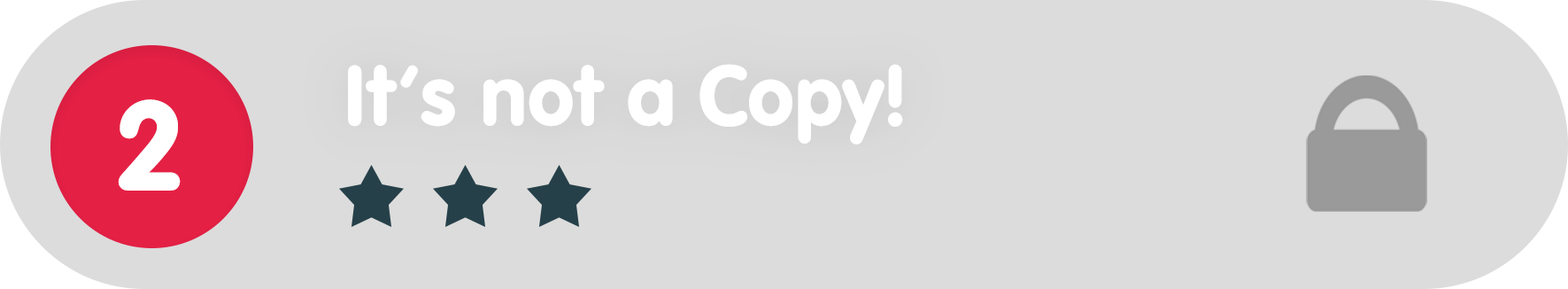
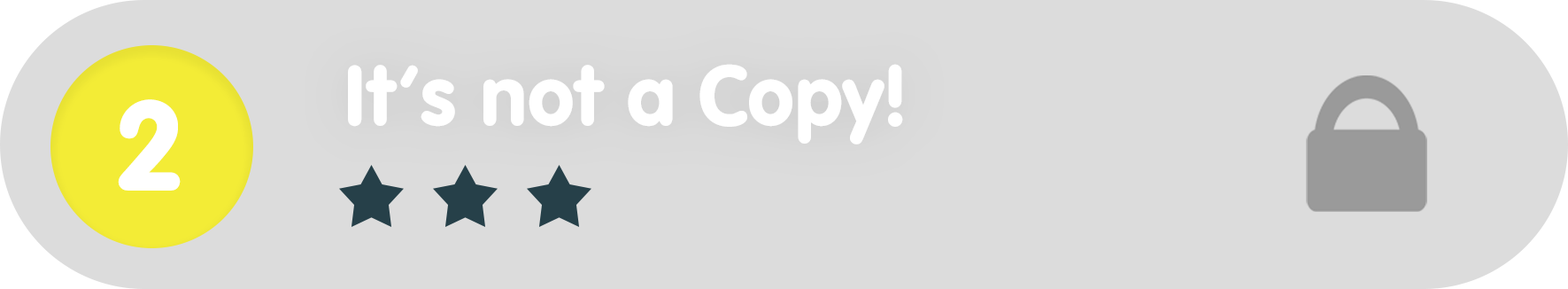
Two versions of the same layered image (1568 x 289). Layer-by-layer changes:
painted on "Ellipse_green" over [50, 45, 254, 248]
